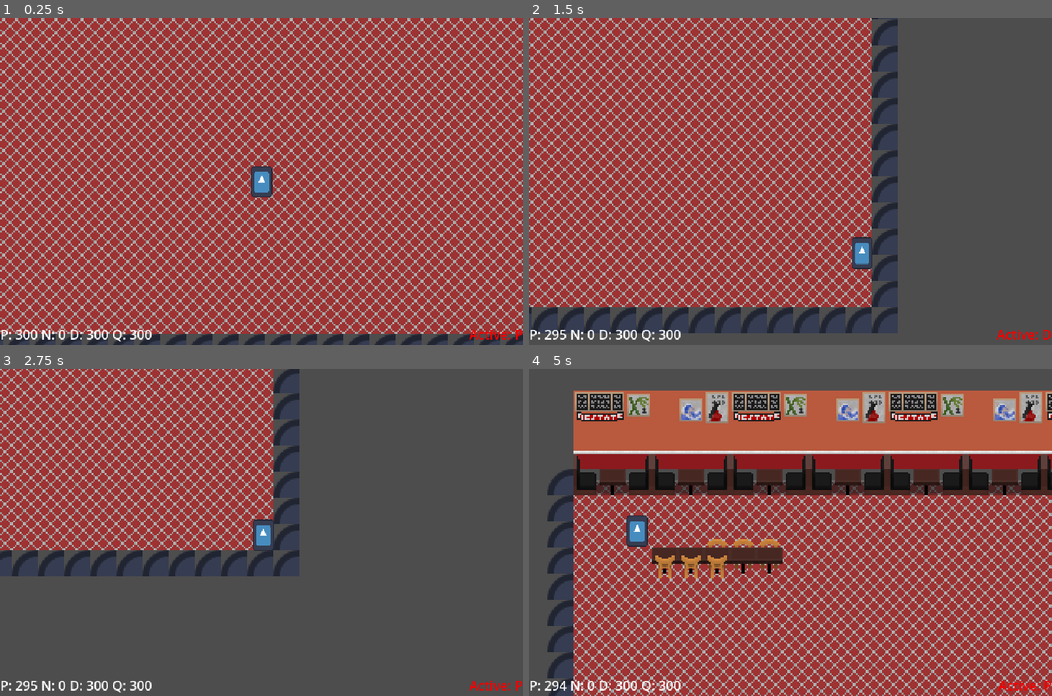
Above: before the commit, frames 1-4 (two rows, left to right).
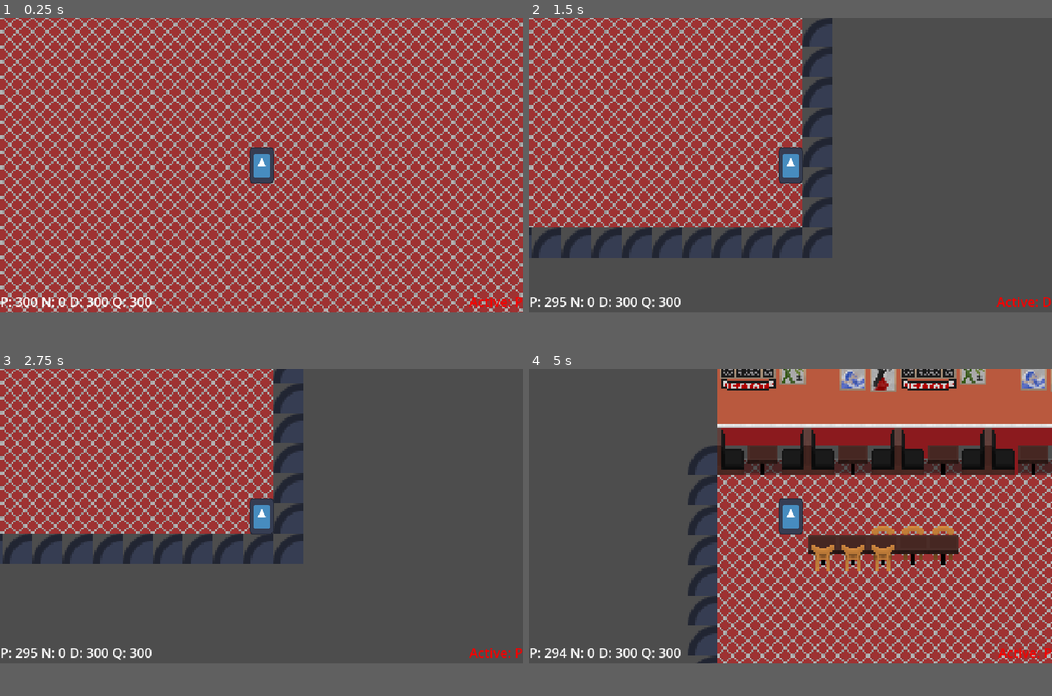
Above: after the commit, the same moments.

Repository: rakthalekk/kaching
Game: Godot game, scene res://src/level.tscn
Same seed, same stepped clock (60 frames per second), same inputs: the game is played once before the commit and once after it. The engine's default icon, where the game draws it, is replaced by a stand-in: a white triangle on a blue panel in a dark square.
Inputs (mouse positions are in pixels of both pictures, inside the frame that each line leads up to):
- Up to frame 1 (0.25 s): no input
- Up to frame 2 (1.5 s): tap Enter at 0.5 s; press the mouse at (790, 181) at 0.53 s; hold D (move_right) 0.53-1.28 s; move the mouse to (685, 197) at 1.27 s; release the mouse at (685, 197) at 1.28 s; hold S (move_down) from 1.28 s (still down); tap Mouse wheel down (down_coin) at 1.35 s
- Up to frame 3 (2.75 s): move the mouse to (313, 460) at 2.02 s; release S (move_down) at 2.03 s; hold D (move_right) from 2.03 s (still down); tap Mouse wheel up (up_coin) at 2.1 s
- Up to frame 4 (5 s): move the mouse to (764, 597) at 2.77 s; release D (move_right) at 2.78 s; hold W (move_up) 2.78-3.53 s; click (764, 597) at 2.85 s; move the mouse to (947, 581) at 3.52 s; hold A (move_left) from 3.53 s (still down); tap Mouse wheel down (down_coin) at 3.6 s; move the mouse to (633, 483) at 4.27 s; tap Mouse wheel up (up_coin) at 4.35 s
In our replay, the window is 800x500 before the commit and 800x450 after it. These sizes can differ from the game's own. Grey fills any space a smaller window leaves; there, only what the larger window draws over its background counts as a difference.

The runs differ from the first frame. In frame 1, 41% of the frame differs, in the area x 0-100%, y 0-100%; in frame 2, 42%; in frame 3, 17%; in frame 4, 64%.

Commit message:
Changes made during dev night

Diff:
--- a/project.godot
+++ b/project.godot
@@ -18,9 +18,9 @@
 [display]
 
 window/size/viewport_width=640
-window/size/viewport_height=400
-window/size/window_width_override=1280
-window/size/window_height_override=800
+window/size/viewport_height=360
+window/size/window_width_override=1920
+window/size/window_height_override=1080
 window/stretch/mode="viewport"
 
 [input]
--- a/src/level.tscn
+++ b/src/level.tscn
@@ -211,77 +211,60 @@
 [sub_resource type="TileSetAtlasSource" id="TileSetAtlasSource_535iw"]
 texture = ExtResource("3_bqujp")
 0:0/0 = 0
-0:0/0/z_index = 3
 0:0/0/physics_layer_0/linear_velocity = Vector2(0, 0)
 0:0/0/physics_layer_0/angular_velocity = 0.0
 1:0/0 = 0
-1:0/0/z_index = 3
 1:0/0/physics_layer_0/linear_velocity = Vector2(0, 0)
 1:0/0/physics_layer_0/angular_velocity = 0.0
 2:0/0 = 0
-2:0/0/z_index = 2
 2:0/0/physics_layer_0/linear_velocity = Vector2(0, 0)
 2:0/0/physics_layer_0/angular_velocity = 0.0
 3:0/0 = 0
-3:0/0/z_index = 2
 3:0/0/physics_layer_0/linear_velocity = Vector2(0, 0)
 3:0/0/physics_layer_0/angular_velocity = 0.0
 0:1/0 = 0
-0:1/0/z_index = 3
 0:1/0/physics_layer_0/linear_velocity = Vector2(0, 0)
 0:1/0/physics_layer_0/angular_velocity = 0.0
 1:1/0 = 0
-1:1/0/z_index = 3
 1:1/0/physics_layer_0/linear_velocity = Vector2(0, 0)
 1:1/0/physics_layer_0/angular_velocity = 0.0
 2:1/0 = 0
-2:1/0/z_index = 2
 2:1/0/physics_layer_0/linear_velocity = Vector2(0, 0)
 2:1/0/physics_layer_0/angular_velocity = 0.0
 3:1/0 = 0
-3:1/0/z_index = 2
 3:1/0/physics_layer_0/linear_velocity = Vector2(0, 0)
 3:1/0/physics_layer_0/angular_velocity = 0.0
 0:2/0 = 0
-0:2/0/z_index = 1
 0:2/0/physics_layer_0/linear_velocity = Vector2(0, 0)
 0:2/0/physics_layer_0/angular_velocity = 0.0
 1:2/0 = 0
-1:2/0/z_index = 1
 1:2/0/physics_layer_0/linear_velocity = Vector2(0, 0)
 1:2/0/physics_layer_0/angular_velocity = 0.0
 2:2/0 = 0
-2:2/0/z_index = 1
 2:2/0/physics_layer_0/linear_velocity = Vector2(0, 0)
 2:2/0/physics_layer_0/angular_velocity = 0.0
 3:2/0 = 0
-3:2/0/z_index = 1
 3:2/0/physics_layer_0/linear_velocity = Vector2(0, 0)
 3:2/0/physics_layer_0/angular_velocity = 0.0
 4:2/0 = 0
 4:2/0/physics_layer_0/linear_velocity = Vector2(0, 0)
 4:2/0/physics_layer_0/angular_velocity = 0.0
 5:2/0 = 0
-5:2/0/z_index = 3
 5:2/0/physics_layer_0/linear_velocity = Vector2(0, 0)
 5:2/0/physics_layer_0/angular_velocity = 0.0
 6:2/0 = 0
 6:2/0/physics_layer_0/linear_velocity = Vector2(0, 0)
 6:2/0/physics_layer_0/angular_velocity = 0.0
 0:3/0 = 0
-0:3/0/z_index = 1
 0:3/0/physics_layer_0/linear_velocity = Vector2(0, 0)
 0:3/0/physics_layer_0/angular_velocity = 0.0
 1:3/0 = 0
-1:3/0/z_index = 1
 1:3/0/physics_layer_0/linear_velocity = Vector2(0, 0)
 1:3/0/physics_layer_0/angular_velocity = 0.0
 2:3/0 = 0
-2:3/0/z_index = 1
 2:3/0/physics_layer_0/linear_velocity = Vector2(0, 0)
 2:3/0/physics_layer_0/angular_velocity = 0.0
 3:3/0 = 0
-3:3/0/z_index = 1
 3:3/0/physics_layer_0/linear_velocity = Vector2(0, 0)
 3:3/0/physics_layer_0/angular_velocity = 0.0
 4:3/0 = 0
@@ -289,26 +272,23 @@
 4:3/0/physics_layer_0/angular_velocity = 0.0
 4:3/0/physics_layer_0/polygon_0/points = PackedVector2Array(-8, -8, 8, -8, 8, 8, -8, 8)
 5:3/0 = 0
-5:3/0/z_index = 3
 5:3/0/physics_layer_0/linear_velocity = Vector2(0, 0)
 5:3/0/physics_layer_0/angular_velocity = 0.0
 6:3/0 = 0
 6:3/0/physics_layer_0/linear_velocity = Vector2(0, 0)
 6:3/0/physics_layer_0/angular_velocity = 0.0
 0:4/0 = 0
-0:4/0/z_index = 2
 0:4/0/physics_layer_0/linear_velocity = Vector2(0, 0)
 0:4/0/physics_layer_0/angular_velocity = 0.0
+0:4/0/physics_layer_0/polygon_0/points = PackedVector2Array(-8, -8, 8, -8, 8, 8, -8, 8)
 1:4/0 = 0
-1:4/0/z_index = 3
 1:4/0/physics_layer_0/linear_velocity = Vector2(0, 0)
 1:4/0/physics_layer_0/angular_velocity = 0.0
 2:4/0 = 0
-2:4/0/z_index = 2
 2:4/0/physics_layer_0/linear_velocity = Vector2(0, 0)
 2:4/0/physics_layer_0/angular_velocity = 0.0
+2:4/0/physics_layer_0/polygon_0/points = PackedVector2Array(-8, -8, 8, -8, 8, 8, -8, 8)
 3:4/0 = 0
-3:4/0/z_index = 1
 3:4/0/physics_layer_0/linear_velocity = Vector2(0, 0)
 3:4/0/physics_layer_0/angular_velocity = 0.0
 4:4/0 = 0
@@ -316,26 +296,24 @@
 4:4/0/physics_layer_0/angular_velocity = 0.0
 4:4/0/physics_layer_0/polygon_0/points = PackedVector2Array(-8, -8, 8, -8, 8, 8, -8, 8)
 5:4/0 = 0
-5:4/0/z_index = 3
 5:4/0/physics_layer_0/linear_velocity = Vector2(0, 0)
 5:4/0/physics_layer_0/angular_velocity = 0.0
 6:4/0 = 0
 6:4/0/physics_layer_0/linear_velocity = Vector2(0, 0)
 6:4/0/physics_layer_0/angular_velocity = 0.0
 0:5/0 = 0
-0:5/0/z_index = 2
 0:5/0/physics_layer_0/linear_velocity = Vector2(0, 0)
 0:5/0/physics_layer_0/angular_velocity = 0.0
+0:5/0/physics_layer_0/polygon_0/points = PackedVector2Array(-8, -8, 8, -8, 8, 8, -8, 8)
 1:5/0 = 0
-1:5/0/z_index = 2
 1:5/0/physics_layer_0/linear_velocity = Vector2(0, 0)
 1:5/0/physics_layer_0/angular_velocity = 0.0
+1:5/0/physics_layer_0/polygon_0/points = PackedVector2Array(-8, -8, 8, -8, 8, 8, -8, 8)
 2:5/0 = 0
-2:5/0/z_index = 2
 2:5/0/physics_layer_0/linear_velocity = Vector2(0, 0)
 2:5/0/physics_layer_0/angular_velocity = 0.0
+2:5/0/physics_layer_0/polygon_0/points = PackedVector2Array(-8, -8, 8, -8, 8, 8, -8, 8)
 3:5/0 = 0
-3:5/0/z_index = 1
 3:5/0/physics_layer_0/linear_velocity = Vector2(0, 0)
 3:5/0/physics_layer_0/angular_velocity = 0.0
 4:5/0 = 0
@@ -345,6 +323,24 @@
 5:5/0/z_index = 1
 5:5/0/physics_layer_0/linear_velocity = Vector2(0, 0)
 5:5/0/physics_layer_0/angular_velocity = 0.0
+4:0/0 = 0
+4:0/0/physics_layer_0/linear_velocity = Vector2(0, 0)
+4:0/0/physics_layer_0/angular_velocity = 0.0
+5:0/0 = 0
+5:0/0/physics_layer_0/linear_velocity = Vector2(0, 0)
+5:0/0/physics_layer_0/angular_velocity = 0.0
+6:0/0 = 0
+6:0/0/physics_layer_0/linear_velocity = Vector2(0, 0)
+6:0/0/physics_layer_0/angular_velocity = 0.0
+6:1/0 = 0
+6:1/0/physics_layer_0/linear_velocity = Vector2(0, 0)
+6:1/0/physics_layer_0/angular_velocity = 0.0
+5:1/0 = 0
+5:1/0/physics_layer_0/linear_velocity = Vector2(0, 0)
+5:1/0/physics_layer_0/angular_velocity = 0.0
+4:1/0 = 0
+4:1/0/physics_layer_0/linear_velocity = Vector2(0, 0)
+4:1/0/physics_layer_0/angular_velocity = 0.0
 
 [sub_resource type="TileSet" id="TileSet_b4d7b"]
 physics_layer_0/collision_layer = 1
@@ -361,26 +357,27 @@
 tile_set = SubResource("TileSet_b4d7b")
 format = 2
 layer_0/name = "background"
-layer_0/tile_data = PackedInt32Array(31, 0, 0, 30, 131073, 2 …(161 unchanged characters)… 3, 2, 12, 131073, 2, 11, 131073, 2, 10, 131073, 2, 9, 131073, 2, 8, 131073, 2, 7, 131073, 2, 6, 131073, 2, 5, 131073, 2, 4, 131073, …(11962 unchanged characters)…
-layer_1/name = "layer 1"
+layer_0/tile_data = PackedInt32Array(31, 0, 0, 30, 131073, 2 …(161 unchanged characters)… 3, 2, 12, 131073, 2, 11, 131073, 2, 10, 262145, 4, 9, 131073, 2, 8, 131073, 2, 7, 262145, 4, 6, 131073, 2, 5, 131073, 2, 4, 131073, …(11962 unchanged characters)…
+layer_1/name = "fourground"
 layer_1/enabled = true
 layer_1/modulate = Color(1, 1, 1, 1)
 layer_1/y_sort_enabled = false
 layer_1/y_sort_origin = 0
 layer_1/z_index = 0
-layer_1/tile_data = PackedInt32Array(-196607, 1, 2, -131071, …(291 unchanged characters)…  1, 2, -131065, 1, 3, -65529, 1, 4, 7, 1, 5, -196600, 65537, 2, -131064, 65537, 3, 8, 65537, 5, -196599, 131073, 3, -65527, 131073, 4, 9, 131073, 5, -65526, 1, 4, 10, 1, 5, -196597, 19660 …(1139 unchanged characters)…
-layer_2/name = "layer 2"
+layer_1/tile_data = PackedInt32Array(-196607, 1, 2, -131071, …(291 unchanged characters)…  1, 2, -131065, 1, 3, -65529, 1, 4, 7, 131073, 2, -196600, 65537, 2, -131064, 65537, 3, 8, 65537, 5, -196599, 131073, 3, -65527, 131073, 4, 9, 131073, 2, -65526, 1, 4, 10, 1, 5, -196597, 19660 …(1139 unchanged characters)…
+layer_2/name = "fiveground"
 layer_2/enabled = true
 layer_2/modulate = Color(1, 1, 1, 1)
 layer_2/y_sort_enabled = false
 layer_2/y_sort_origin = 0
 layer_2/z_index = 0
-layer_2/tile_data = PackedInt32Array(131079, 1, 0, 131080, 1, 0, 196615, 1, 1, 196616, 1, 1, 131078, 1, 0, 196614, 65537, 4, 196612, 65537, 0, 262148, 65537, 1, 196613, 65537, 0, 262149, 65537, 1, 262150, 65537, 1)
+layer_2/tile_data = PackedInt32Array(131079, 1, 0, 131080, 1, 0, 196615, 1, 1, 196616, 1, 1, 131078, 1, 0, 196614, 65537, 4, 196612, 65537, 0, 262148, 65537, 1, 196613, 65537, 0, 262149, 65537, 1, 262150, 65537, 1, -65529, 1, 4, 7, 1, 5, -65527, 131073, 4, 9, 131073, 5)
 
 [node name="Player" parent="." instance=ExtResource("1_jpbdj")]
 position = Vector2(270, 179)
 
 [node name="FollowCamera" type="Camera2D" parent="."]
+enabled = false
 zoom = Vector2(2, 2)
 process_callback = 0
 
--- a/src/player.tscn
+++ b/src/player.tscn
@@ -33,3 +33,6 @@
 [node name="UI" type="CanvasLayer" parent="."]
 
 [node name="HUD" parent="UI" instance=ExtResource("3_cdex1")]
+
+[node name="Camera2D" type="Camera2D" parent="."]
+zoom = Vector2(2.3, 2.3)
Binary file changed: assets/Golden Dragon Tileset.png
Not shown, changed: assets/Golden Dragon Tileset.png.import
Not shown: 1 places in src/level.tscn that only renumber resources
